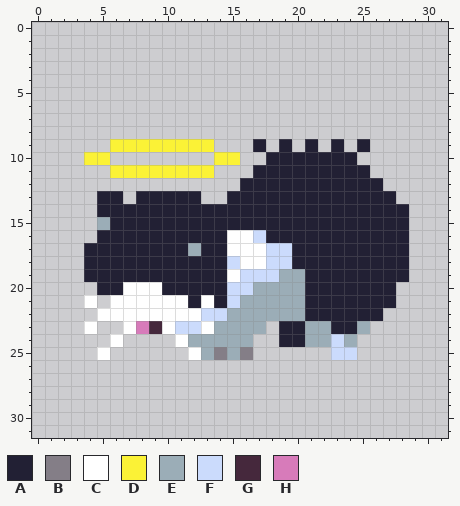
File history of a pixel-art file, content/asesprite-files/cat.aseprite. This is how it looked before the edit.
32x32 pixels, 1 frame.
Palette (. is transparent): A #222034  B #847e87  C #ffffff  D #fbf236  E #9badb7  F #cbdbfc  G #45283c  H #d77bba
Pixels before, first column x 4:
 9 ..DDDDDDDD...A.A.A.A.A...
10 DD........DD..AAAAAAA....
11 ..DDDDDDDD...AAAAAAAAA...
12 ............AAAAAAAAAAA..
13 .AA.AAAAA..AAAAAAAAAAAAA.
14 .AAAAAAAAAAAAAAAAAAAAAAAA
15 .EAAAAAAAAAAAAAAAAAAAAAAA
16 .AAAAAAAAAACCFAAAAAAAAAAA
17 AAAAAAAAEAACCCFFAAAAAAAAA
18 AAAAAAAAAAAFCCFFAAAAAAAAA
19 AAAAAAAAAAACFFFEEAAAAAAAA
20 .AACCCAAAAAFFEEEEAAAAAAA.
21 C.CCCCCCACAFEEEEEAAAAAAA.
22 .CCCCCCCCFFEEEEEEAAAAAA..
23 C..CHGCFFCEEEE.AAEEAAE...
24 ..C....CEEEEE..AAEEFE....
25 .C......CEBEB......FF....
The same view after the edit:
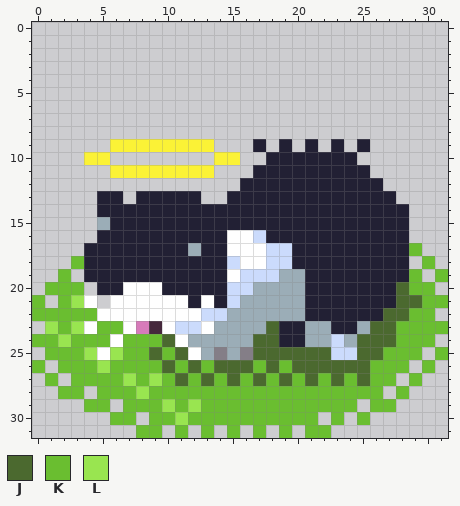
Colours new in this view: J #4b692f  K #6abe30  L #99e550
From old to new:
Changed rows in their new state; - is an unchanged pixel.
first column x 0:
17 -----------------------------K--
18 ---K--------------------------K-
19 --K--------------------------K-K
20 -KKK------------------------JKK-
21 K-KL------------------------JJKK
22 KKKKK----------------------JJKK-
23 -LKL-KK-----------J-------JJKKKK
24 KKLKKK-KKKJ------JJ------JJJKKK-
25 -KKKL-LKKJKJ-----JJJJJJ--JJKKK-K
26 K-KKKLKKKKJKJKJJJKJKJJJJJJKKK-K-
27 -K-KKKKLKLKJKJKJKJKJKJKJKJKK-K--
28 --KK-KKKLKKKKKKKKKKKKKKKKKK-K---
29 ----KK-KKKLKLKKKKKKKKKKKK-KK----
30 ------KK-KKLKKKKKKKKKK-K-K------
31 --------KK-K-K-K-K-K-KK---------
Pixel boxes of the changes (left, top, right, bottom) in both pictures:
added: (32, 243, 448, 438)
